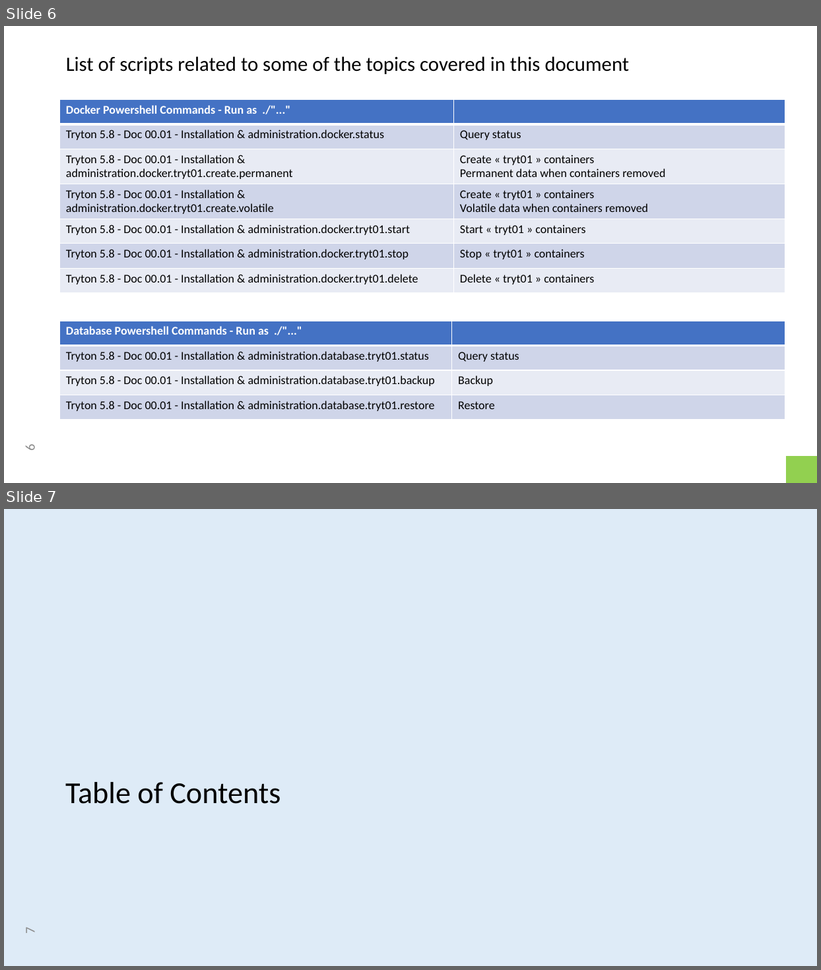
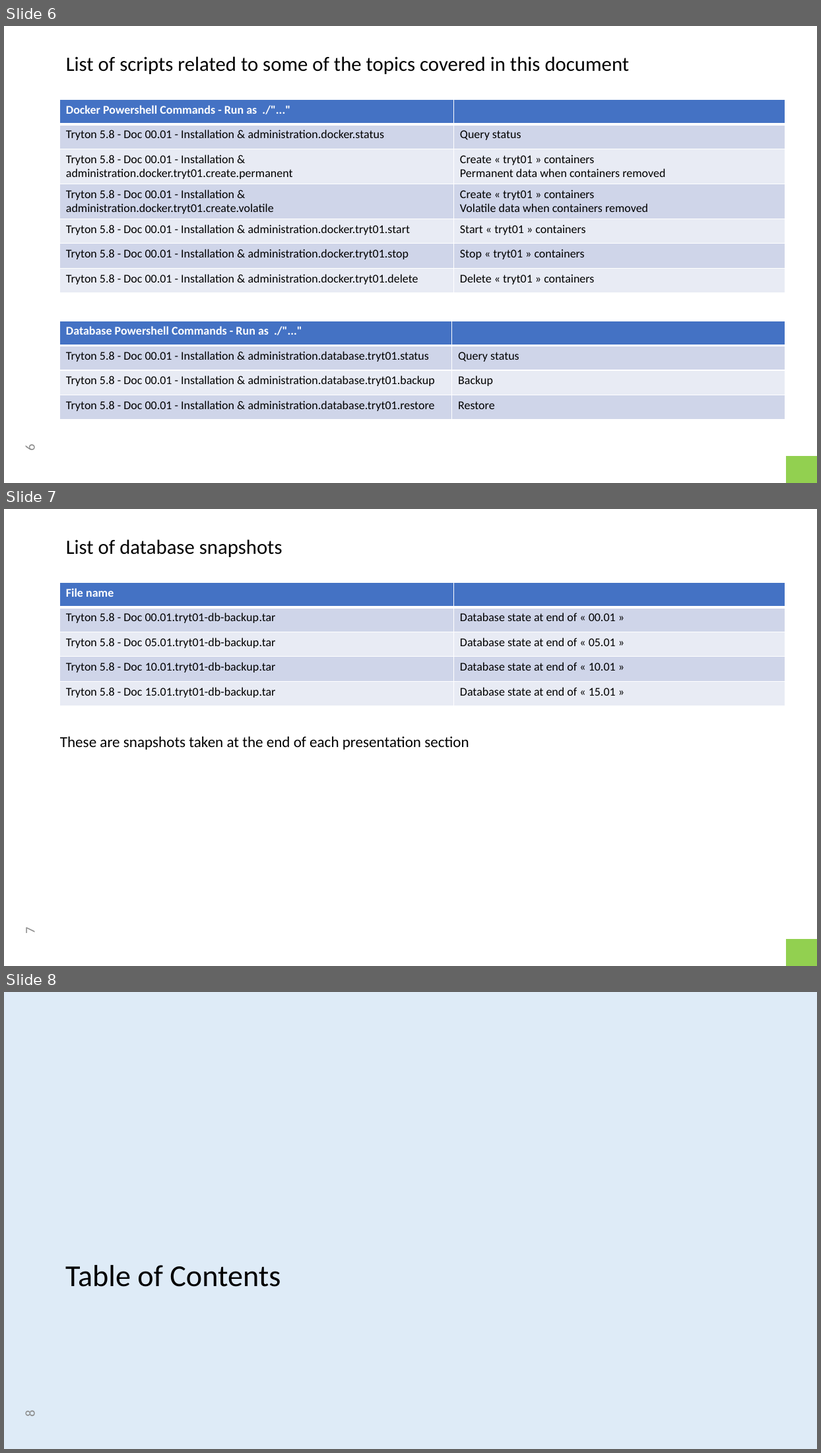
Before and after one commit to clixwise/tryton-by-example, a slide deck: Tryton 5.8 - Doc 00.01 - Installation & administration.pptx. Shown one above the other, each under a label of ours: slides 6 and 7 before the commit, slides 6, 7 and 8 after it. The pictures are 821x970 and 821x1453 pixels, drawn with LibreOffice and Linux fonts; fonts in the diff are those of the drawing. Boxes give left, top, right and bottom in pixels: in the first picture for what was removed or moved away, otherwise in the second. Text is boxed around its words. In the diff, an @@ line names an element or a change of style, - is before the commit and + after.

```diff
--- a/Tryton 5.8 - Doc 00.01 - Installation & administration.pptx
+++ b/Tryton 5.8 - Doc 00.01 - Installation & administration.pptx
@@ slide 7 added at <box>4,509,817,966</box>, background #FFFFFF @@
@@ title added at <box>66,539,283,557</box>, 24 pt, text #000000 @@
+List of database snapshots
@@ table added at <box>60,583,785,706</box>, 5 rows, 2 columns @@
+File name | 
+Tryton 5.8 - Doc 00.01.tryt01-db-backup.tar | Database state at end of « 00.01 »
+Tryton 5.8 - Doc 05.01.tryt01-db-backup.tar | Database state at end of « 05.01 »
+Tryton 5.8 - Doc 10.01.tryt01-db-backup.tar | Database state at end of « 10.01 »
+Tryton 5.8 - Doc 15.01.tryt01-db-backup.tar | Database state at end of « 15.01 »
@@ text added at <box>60,737,469,750</box>, 18 pt, text #000000 @@
+These are snapshots taken at the end of each presentation section
@@ page number added at <box>22,928,38,933</box>, 16 pt, text #8C8C8C @@
+7
@@ rectangle added at <box>787,940,817,966</box>, fill #92D050 @@
@@ what was slide 7 is now slide 8 @@
@@ page number at <box>22,1411,38,1416</box>: text changed @@
-7
+8
```
Also in this commit, not shown: 1 other file.
